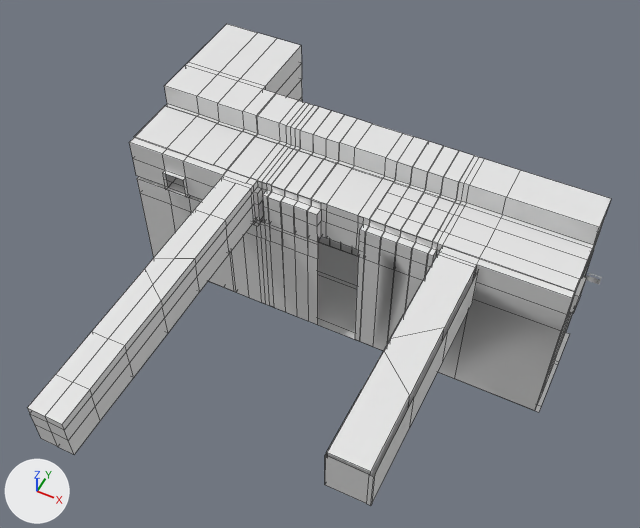
One commit to the FBX model Assets/3DModels/TopFloor/TopFloor.fbx: the scene before it, then after it.
Rendered twice from a 50 mm camera at (1.2, -46.7, 52.6) aimed at (-19.9, -4.4, -0.2). The axes (+X, +Y, +Z) are drawn at lower left. The lights are the same throughout. Mesh edges are drawn as thin lines on the coarser meshes. Where no turn or scale is listed for an object, it has been applied to the vertices. Vertices at the same position are counted once.

The scene before the commit, as lines of its bpy script (objects in view):
```python
me_cube_005 = bpy.data.meshes.new('Cube.005')
me_cube_005.from_pydata(...)  # 1185 vertices, 1080 faces; spans x -38.6..-0.4, y -27.3..13.6, z -10.7..5.9
# faces by material slot: [290, 528, 27, 235]
me_cube_005.materials.append(mat_floor)  # white #e7e7e7
me_cube_005.materials.append(mat_walls)  # white #e7e7e7
me_cube_005.materials.append(mat_glass)  # white #e7e7e7
me_cube_005.materials.append(mat_roof)  # white #e7e7e7
ob_topfloor = bpy.data.objects.new('TopFloor', me_cube_005)
ob_topfloor.location = (0.0, 0.0, 0.0)
```
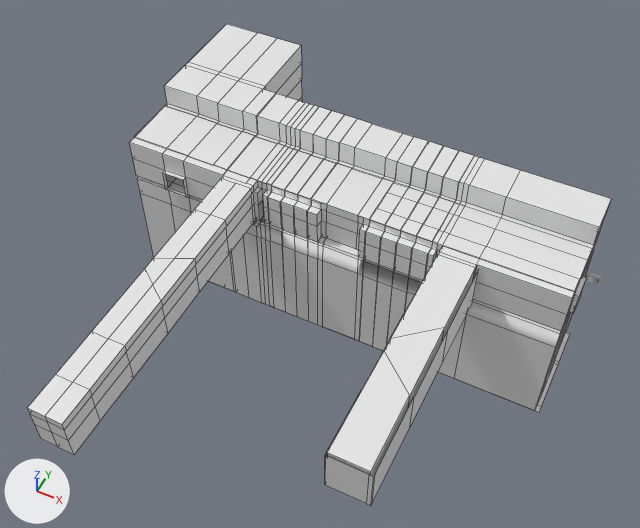
Pixel boxes [x1, y1, x2, y2] of what changed, in the pictures (640 x 528 px):
part 1 of me_cube_005, built on: before [355, 257, 561, 410]; after [318, 237, 561, 410]

Patch to the scene script:
```diff
--- a/Assets/3DModels/TopFloor/TopFloor.fbx.py
+++ b/Assets/3DModels/TopFloor/TopFloor.fbx.py
@@ me_cube_005 @@
 # used by ob_topfloor; location = (0.0, 0.0, 0.0)
-me_cube_005.from_pydata(...)  # 1185 vertices, 1080 faces; spans x -38.6..-0.4, y -27.3..13.6, z -10.7..5.9
+me_cube_005.from_pydata(...)  # 1271 vertices, 1197 faces; spans x -38.6..-0.4, y -27.3..13.6, z -10.7..5.9
+# me_cube_005 part 1
+# 13 faces are deleted
+# 1 vertex is added at (-17.8, 3.1, -0.2)
+# 16 new vertices lie (0.0, 0.0, -0.4) away from vertices in x -20.6..-0.8, y -2.7..6.4, z 0.2
+# 15 new vertices lie (0.0, 0.0, 8.8) away from vertices in x -17.4..-0.8, y -2.7, z -10.7
+# 12 new vertices lie (0.0, -0.4, 0.0) away from vertices in x -16.9..-7.9, y 3.1, z -0.2
+# 12 new vertices lie (0.0, -1.4, 0.0) away from vertices in x -16.9..-7.9, y 2.7, z -0.2
+# 12 new vertices lie (0.0, -2.0, 0.0) away from vertices in x -16.9..-7.9, y 1.3, z -0.2
+# 12 new vertices lie (0.0, 0.7, 0.0) away from vertices in x -16.9..-7.9, y -2.7, z -0.2
+# 6 new vertices lie (0.4, 0.0, 0.0) away from vertices in x -21.0, y -2.7..3.1, z -10.7..0.2
+# 124 new faces join them, mat_walls (white #e7e7e7)
+# 6 new faces join them, mat_floor (white #e7e7e7)
 me_cube_005.materials.append(mat_floor)
```
